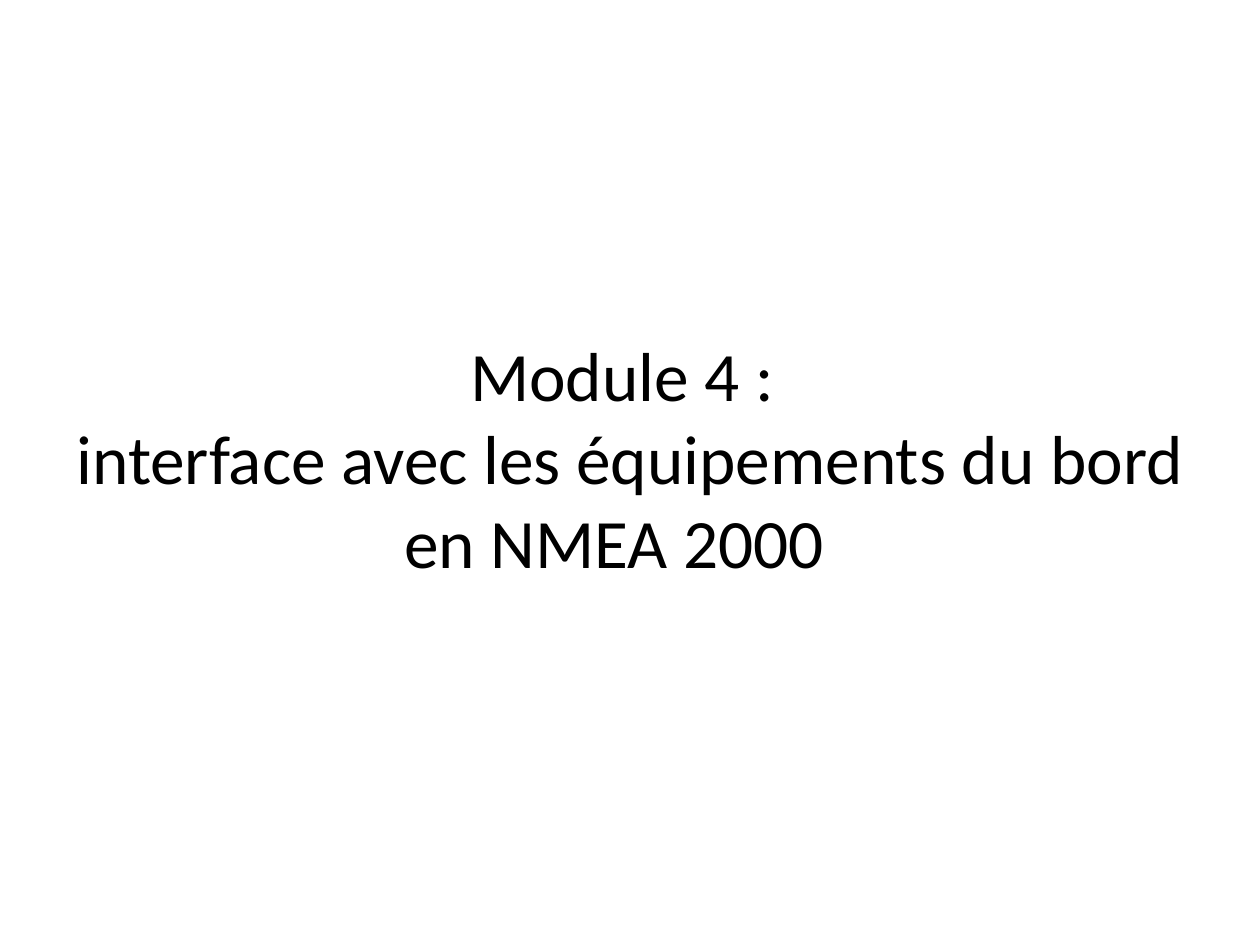
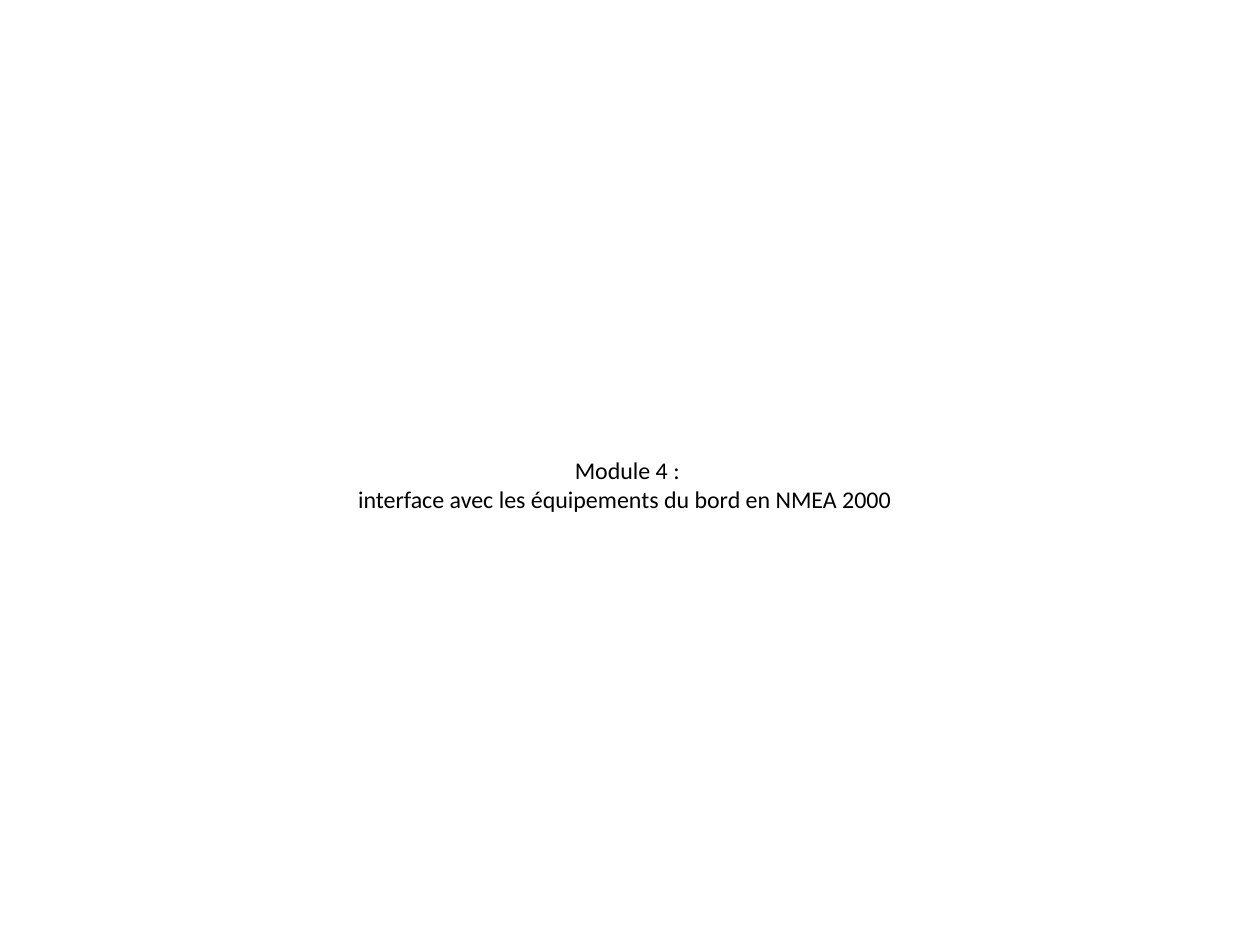
Before and after one commit to ADX-S17/BlindSailor, a slide deck: slide 16 of BlindSailor_Specification.pptx (slide 15 before the commit). Drawn at 1260x945 pixels with LibreOffice and Linux fonts; fonts in the diff are those of the drawing. Boxes give left, top, right and bottom in pixels: in the first picture for what was removed or moved away, otherwise in the second. Text is boxed around its words. In the diff, an @@ line names an element or a change of style, - is before the commit and + after.

```diff
--- a/BlindSailor_Specification.pptx
+++ b/BlindSailor_Specification.pptx
@@ text "Module 4 : interface avec ..." at (x1=358, y1=462, x2=890, y2=512): size 39.6 to 13.6 pt @@
```
Also in this commit, not shown: 14 other slides changed, 1 slide added.
